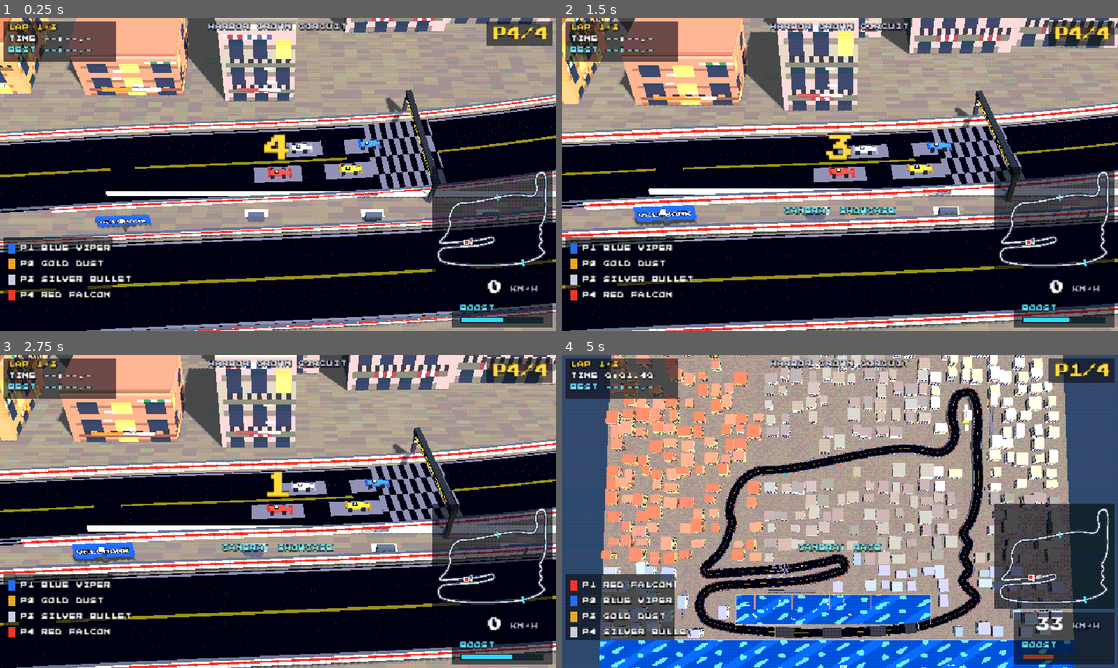
Above: before the commit, frames 1-4 (two rows, left to right).
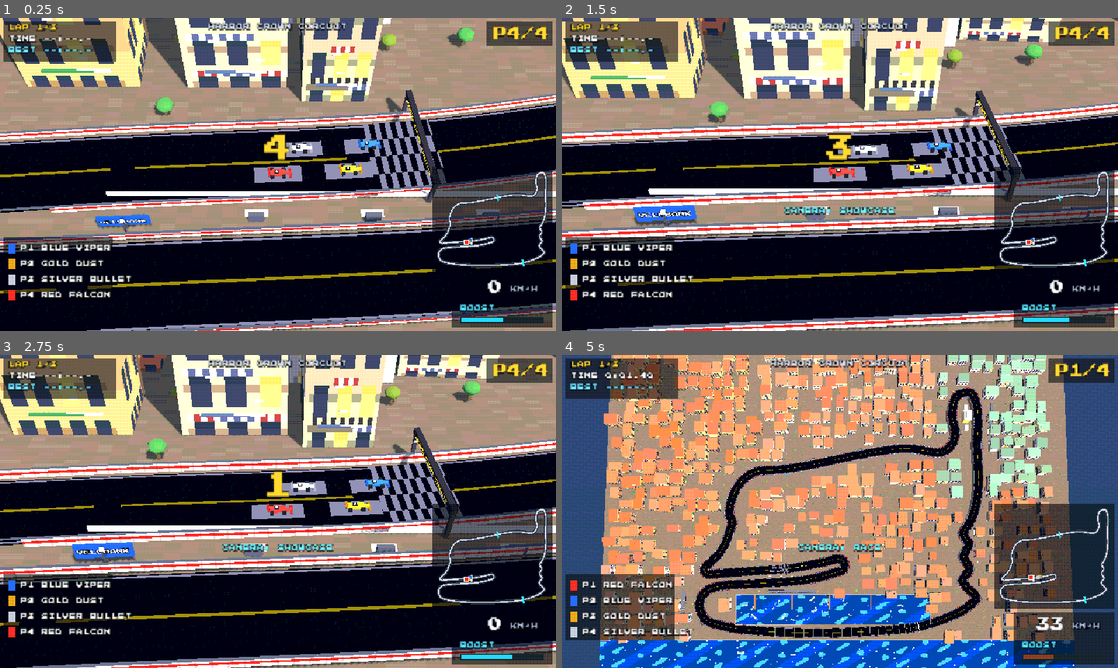
Above: after the commit, the same moments.

Repository: dtcbychris/lookie
Game: Godot game, scene res://scenes/harbor_crown_circuit.tscn
Two runs of this game, one before a commit and one after it. Both use one fixed random seed, a clock stepped at 60 frames per second and the inputs below.
Inputs:
- Up to frame 1 (0.25 s): no input
- Up to frame 2 (1.5 s): hold D (steer_right) 0.53-1.28 s; tap C (camera) at 0.6 s; hold S (brake) from 1.28 s (still down); tap Shift (boost) at 1.35 s
- Up to frame 3 (2.75 s): tap C (camera) at 1.55, 2.1 s; release S (brake) at 2.03 s; hold D (steer_right) from 2.03 s (still down)
- Up to frame 4 (5 s): release D (steer_right) at 2.78 s; hold Up 2.78-3.53 s; tap Tab (overview) at 2.85 s; tap C (camera) at 3.05, 3.8, 4.35 s; hold W (throttle) 3.53-4.28 s; hold A (steer_left) from 3.53 s (still down)

The runs differ from the first frame. In frame 1, 36% of the frame differs, in the area x 0-100%, y 0-100%; in frame 2, 36%; in frame 3, 36%; in frame 4, 72%.

Commit message:
M2 density pass: push the look toward the concept art
Gap analysis vs concept: density, warmth, busy-ness. Changes:
- ~700 lush round trees scattered everywhere there's no water, road,
  building, or pit lane; concept art has essentially zero bare ground
- Terracotta tiered roofs across town (copper-green casino quarter),
  chimneys, denser building grid
- Crowd strips with animated spectators along outside barriers at
  corners; cafe umbrellas on the marina promenade and in parks
- Marina filled out: 19 berthed yachts, 6 drifting sea yachts, buoys
- Richer water (deeper blue, sun glints), warmer sun, saturation 1.2,
  warmer ground
- Tunnel pergola rebuilt sized/spaced by distance: samples sit ~24 units
  apart on the causeway straight (14 per control segment), so all
  sample-count-sized geometry there came out 4x too large — the "odd
  dark slabs" over the road. Portal arches self-lit.

Sim green: 45.9-47.5s laps, 1.67s spread.

https://claude.ai/code/session_01LjE6X8FbmbjT1RiC5ZbF2u

Diff:
--- a/pixelgp/scripts/main.gd
+++ b/pixelgp/scripts/main.gd
@@ -115,7 +115,7 @@
 	sh.code = """
 shader_type canvas_item;
 uniform float levels = 7.0;
-uniform float saturation = 1.12;
+uniform float saturation = 1.2;
 void fragment() {
 	vec4 c = texture(TEXTURE, UV);
 	float g = dot(c.rgb, vec3(0.299, 0.587, 0.114));
@@ -152,8 +152,8 @@
 	world.add_child(we)
 	var sun := DirectionalLight3D.new()
 	sun.rotation_degrees = Vector3(-52, 35, 0)
-	sun.light_energy = 1.0
-	sun.light_color = Color(1.0, 0.95, 0.85)
+	sun.light_energy = 1.05
+	sun.light_color = Color(1.0, 0.92, 0.78)
 	sun.shadow_enabled = true
 	sun.directional_shadow_max_distance = 900.0
 	world.add_child(sun)
--- a/pixelgp/scripts/pixel_textures.gd
+++ b/pixelgp/scripts/pixel_textures.gd
@@ -174,8 +174,8 @@
 	var img := Image.create(24, 24, false, Image.FORMAT_RGBA8)
 	for y in 24:
 		for x in 24:
-			var v := 0.41 + rng.randf() * 0.045
-			img.set_pixel(x, y, Color(v, v * 0.95, v * 0.86))
+			var v := 0.4 + rng.randf() * 0.045
+			img.set_pixel(x, y, Color(v, v * 0.92, v * 0.78))
 	return _tex(img)
 
 static func water_material() -> ShaderMaterial:
@@ -183,8 +183,8 @@
 	sh.code = """
 shader_type spatial;
 render_mode specular_disabled;
-uniform vec3 deep : source_color = vec3(0.04, 0.22, 0.5);
-uniform vec3 lite : source_color = vec3(0.35, 0.68, 0.95);
+uniform vec3 deep : source_color = vec3(0.03, 0.17, 0.44);
+uniform vec3 lite : source_color = vec3(0.28, 0.6, 0.92);
 varying vec2 wpos;
 void vertex() { wpos = (MODEL_MATRIX * vec4(VERTEX, 1.0)).xz; }
 void fragment() {
@@ -193,8 +193,11 @@
 	float w2 = sin(g.y * 0.55 - TIME * 1.1 + g.x * 0.2);
 	float band = step(1.25, w1 + w2);
 	float swell = step(0.6, sin(g.x * 0.13 - TIME * 0.5 + g.y * 0.21));
-	vec3 col = mix(deep, deep * 1.3, swell * 0.8);
+	vec3 col = mix(deep, deep * 1.35, swell * 0.8);
 	col = mix(col, lite, band * 0.85);
+	// sun glints
+	float sp = step(0.992, fract(sin(dot(g, vec2(12.9898, 78.233)) + floor(TIME * 2.0)) * 43758.5453));
+	col = mix(col, vec3(0.95, 0.98, 1.0), sp);
 	ALBEDO = col;
 	ROUGHNESS = 0.35;
 }
--- a/pixelgp/scripts/scenery_builder.gd
+++ b/pixelgp/scripts/scenery_builder.gd
@@ -26,11 +26,13 @@
 	District.CASINO: [Color(0.7, 0.5, 0.15), Color(0.45, 0.12, 0.2)],
 	District.CENTER: [Color(0.3, 0.35, 0.5), Color(0.55, 0.25, 0.25)],
 }
+## Terracotta dominates, like the concept art; the casino quarter gets
+## oxidized-copper green landmarks.
 const DISTRICT_ROOFS := {
-	District.OLD_TOWN: Color(0.62, 0.36, 0.25),
-	District.HARBOR: Color(0.5, 0.55, 0.6),
-	District.CASINO: Color(0.7, 0.66, 0.58),
-	District.CENTER: Color(0.48, 0.45, 0.42),
+	District.OLD_TOWN: Color(0.68, 0.36, 0.22),
+	District.HARBOR: Color(0.72, 0.4, 0.26),
+	District.CASINO: Color(0.42, 0.58, 0.48),
+	District.CENTER: Color(0.66, 0.38, 0.24),
 }
 
 func _district(a: Vector2) -> int:
@@ -49,6 +51,7 @@
 var _casino_sign: Label3D
 var _crowd_anims: Array = []  # {"mat": StandardMaterial3D, "frames": [Texture2D, Texture2D]}
 var _crowd_frame := 0
+var _building_rects: Array[Rect2] = []  # art-space footprints, for tree placement
 
 func build(p_track) -> void:
 	track = p_track
@@ -56,9 +59,12 @@
 	_build_ground_and_water()
 	_build_marina()
 	_build_city()
+	_build_trees()
 	_build_casino()
 	_build_grandstands()
+	_build_trackside_crowds()
 	_build_palms()
+	_build_umbrellas()
 	_build_billboards()
 	_build_streetlights()
 	_build_pit_lane()
@@ -155,13 +161,19 @@
 	var wood := Pix.flat_mat(Color(0.55, 0.4, 0.25))
 	for px in [250.0, 350.0, 450.0, 560.0]:
 		_box(Vector3(6, 1, 80), Vector3(px * 2, -3.2, MARINA.position.y * 2 + 44), wood)
-	for k in 11:
-		var ax := _rng.randf_range(MARINA.position.x + 25, MARINA.end.x - 25)
-		var ay := _rng.randf_range(MARINA.position.y + 14, MARINA.end.y - 14)
-		_yacht(Vector2(ax, ay) * 2.0, _rng.randf_range(0, TAU), _rng.randf_range(0.7, 1.4), false)
-	for k in 3:
-		var y := _yacht(Vector2(_rng.randf_range(200, 1500), _rng.randf_range(1620, 1760)), 0.0, _rng.randf_range(1.2, 2.0), true)
+	for k in 19:
+		var ax := _rng.randf_range(MARINA.position.x + 22, MARINA.end.x - 22)
+		var ay := _rng.randf_range(MARINA.position.y + 12, MARINA.end.y - 12)
+		_yacht(Vector2(ax, ay) * 2.0, _rng.randf_range(0, TAU), _rng.randf_range(0.6, 1.4), false)
+	for k in 6:
+		var y := _yacht(Vector2(_rng.randf_range(100, 1700), _rng.randf_range(1600, 1860)), 0.0, _rng.randf_range(1.0, 2.0), true)
 		_sea_yachts.append(y)
+	# harbor buoys
+	var buoy_mat := Pix.flat_mat(Color(0.95, 0.4, 0.1), 0.4)
+	for k in 8:
+		var bx := _rng.randf_range(MARINA.position.x + 20, MARINA.end.x - 20) * 2.0
+		var bz := _rng.randf_range(MARINA.position.y + 10, MARINA.end.y - 10) * 2.0
+		_box(Vector3(1.6, 1.6, 1.6), Vector3(bx, -3.4, bz), buoy_mat)
 
 func _yacht(world_xz: Vector2, yaw: float, s: float, drifting: bool) -> Node3D:
 	var root := Node3D.new()
@@ -209,8 +221,8 @@
 	while gx < 1060.0:
 		var gy := -130.0
 		while gy < 760.0:
-			gy += 38.0
-			if _rng.randf() < 0.3:
+			gy += 34.0
+			if _rng.randf() < 0.24:
 				continue
 			var ax := gx + _rng.randf_range(-8, 8)
 			var ay := gy + _rng.randf_range(-8, 8)
@@ -239,18 +251,161 @@
 			m.uv1_scale = Vector3(maxf(roundf(w / 24.0), 1.0), 1.0, 1.0)
 			var yaw := 0.0 if near_track else _rng.randf_range(-0.06, 0.06)
 			var b := _box(Vector3(w, h, d), Vector3(p.x, h * 0.5 - 0.5, p.y), m, yaw)
-			# plain roof slab in the district's roof color
+			_building_rects.append(Rect2(ax - w * 0.25, ay - d * 0.25, w * 0.5, d * 0.5))
+			# tiered "pitched" roof in the district's roof color
+			var rc: Color = DISTRICT_ROOFS[district]
+			var roof_mat := Pix.flat_mat(rc.lerp(rc.lightened(0.18), _rng.randf()))
 			var roof := MeshInstance3D.new()
 			var rm := BoxMesh.new()
 			rm.size = Vector3(w + 1.5, 1.2, d + 1.5)
 			roof.mesh = rm
-			var rc: Color = DISTRICT_ROOFS[district]
-			roof.material_override = Pix.flat_mat(rc.lerp(rc.lightened(0.2), _rng.randf()))
+			roof.material_override = roof_mat
 			roof.position = Vector3(0, h * 0.5 + 0.3, 0)
 			b.add_child(roof)
+			var ridge := MeshInstance3D.new()
+			var rg := BoxMesh.new()
+			rg.size = Vector3(w * 0.68, 1.4, d * 0.68)
+			ridge.mesh = rg
+			ridge.material_override = roof_mat
+			ridge.position = Vector3(0, h * 0.5 + 1.4, 0)
+			b.add_child(ridge)
+			if _rng.randf() < 0.55:
+				var chimney := MeshInstance3D.new()
+				var cm := BoxMesh.new()
+				cm.size = Vector3(2, 3, 2)
+				chimney.mesh = cm
+				chimney.material_override = Pix.flat_mat(Color(0.5, 0.34, 0.26))
+				chimney.position = Vector3(_rng.randf_range(-w * 0.3, w * 0.3), h * 0.5 + 2.0, _rng.randf_range(-d * 0.3, d * 0.3))
+				b.add_child(chimney)
 			if near_track:
 				_building_extras(b, w, h, d, p, awning_mats[district])
-		gx += 38.0
+		gx += 34.0
+
+## Lush tree cover wherever there's no water, road, or building — the concept
+## art has essentially zero bare ground.
+func _build_trees() -> void:
+	var greens := [Color(0.22, 0.48, 0.26), Color(0.3, 0.56, 0.3), Color(0.18, 0.42, 0.23), Color(0.42, 0.52, 0.22)]
+	var crown_mats: Array = []
+	for g in greens:
+		crown_mats.append(Pix.flat_mat(g))
+	var trunk_mat := Pix.flat_mat(Color(0.42, 0.3, 0.2))
+	var ax := -150.0
+	while ax < 1080.0:
+		var ay := -150.0
+		while ay < 768.0:
+			ay += 24.0
+			if _rng.randf() < 0.7:
+				continue
+			var a := Vector2(ax + _rng.randf_range(-8, 8), ay + _rng.randf_range(-8, 8))
+			if _in_water_art(a):
+				continue
+			if a.x > 195.0 and a.x < 460.0 and a.y > 580.0 and a.y < 655.0:
+				continue  # pit corridor
+			var p := _w(a.x, a.y)
+			if track.min_dist_to_track(p.x, p.y) < track.HALF + 9.0:
+				continue
+			var blocked := false
+			for r in _building_rects:
+				if r.grow(3.0).has_point(a):
+					blocked = true
+					break
+			if blocked:
+				continue
+			_tree(Vector3(p.x, 0, p.y), _rng.randf_range(0.7, 1.5), trunk_mat, crown_mats[_rng.randi() % crown_mats.size()])
+		ax += 24.0
+
+func _tree(pos: Vector3, s: float, trunk_mat: Material, crown_mat: Material) -> void:
+	var trunk := _box(Vector3(1.2 * s, 3.0 * s, 1.2 * s), pos + Vector3(0, 1.5 * s, 0), trunk_mat)
+	var crown := MeshInstance3D.new()
+	var sm := SphereMesh.new()
+	sm.radius = 4.2 * s
+	sm.height = 5.8 * s
+	sm.radial_segments = 7
+	sm.rings = 4
+	crown.mesh = sm
+	crown.material_override = crown_mat
+	crown.position = Vector3(0, 4.6 * s, 0)
+	trunk.add_child(crown)
+
+## Crowd strips along the outside barriers at corners — race-day atmosphere
+## beyond the three big grandstands.
+func _build_trackside_crowds() -> void:
+	var frames: Array = Pix.crowd_frames(_rng)
+	var mat := Pix.tex_mat(frames[0])
+	mat.uv1_scale = Vector3(2.4, 1, 1)
+	mat.emission_enabled = true
+	mat.emission = Color(0.25, 0.25, 0.28)
+	mat.emission_energy_multiplier = 0.3
+	_crowd_anims.append({"mat": mat, "frames": frames})
+	var stand_mat := Pix.flat_mat(Color(0.3, 0.32, 0.36))
+	for c in track.corners:
+		var i: int = c["index"]
+		if track.in_tunnel(i):
+			continue
+		var side: float = -track.curv_sign[i]
+		var pos: Vector3 = track.samples[i] + track.normals[i] * (track.HALF + 9.5) * side
+		var a: Vector2 = track.art[i] + Vector2(track.normals[i].x, track.normals[i].z) * (track.HALF + 9.5) * side / 2.0
+		if _in_water_art(a):
+			continue
+		if track.min_dist_to_track(pos.x, pos.z) < track.HALF + 5.0:
+			continue
+		var t: Vector3 = track.tangents[i]
+		var root := Node3D.new()
+		root.position = pos
+		root.rotation.y = -atan2(t.z, t.x)
+		add_child(root)
+		var stand := MeshInstance3D.new()
+		var bm := BoxMesh.new()
+		bm.size = Vector3(26, 2.6, 3.5)
+		stand.mesh = bm
+		stand.material_override = stand_mat
+		stand.position = Vector3(0, 1.3, 0)
+		root.add_child(stand)
+		var crowd := MeshInstance3D.new()
+		var qm := QuadMesh.new()
+		qm.size = Vector2(26, 2.4)
+		crowd.mesh = qm
+		crowd.material_override = mat
+		crowd.position = Vector3(0, 2.6, 0)
+		crowd.rotation.x = -0.2
+		# quad faces local +Z; the road is on the -side of the offset normal
+		crowd.rotation.y = 0.0 if side > 0.0 else PI
+		root.add_child(crowd)
+
+## Cafe umbrellas: marina promenade and scattered park spots.
+func _build_umbrellas() -> void:
+	var colors := [Color(0.85, 0.25, 0.2), Color(0.95, 0.9, 0.82), Color(0.2, 0.5, 0.65), Color(0.9, 0.6, 0.2)]
+	var spots: Array[Vector2] = []
+	var ax := 262.0
+	while ax < 700.0:
+		spots.append(Vector2(ax, 644.0))
+		ax += 52.0
+	for k in 16:
+		spots.append(Vector2(_rng.randf_range(120, 880), _rng.randf_range(120, 740)))
+	for a in spots:
+		if _in_water_art(a):
+			continue
+		var p := _w(a.x, a.y)
+		if track.min_dist_to_track(p.x, p.y) < track.HALF + 11.0:
+			continue
+		var blocked := false
+		for r in _building_rects:
+			if r.grow(2.0).has_point(a):
+				blocked = true
+				break
+		if blocked:
+			continue
+		var pole := _box(Vector3(0.5, 4, 0.5), Vector3(p.x, 2, p.y), Pix.flat_mat(Color(0.75, 0.72, 0.68)))
+		var canopy := MeshInstance3D.new()
+		var cm := CylinderMesh.new()
+		cm.top_radius = 0.3
+		cm.bottom_radius = 3.4
+		cm.height = 1.6
+		cm.radial_segments = 8
+		canopy.mesh = cm
+		canopy.material_override = Pix.flat_mat(colors[_rng.randi() % colors.size()])
+		canopy.position = Vector3(0, 2.2, 0)
+		pole.add_child(canopy)
 
 ## 3D dressing on the road-facing side of buildings the camera passes close to:
 ## a striped awning over the storefront and a few balcony slabs.
--- a/pixelgp/scripts/track_builder.gd
+++ b/pixelgp/scripts/track_builder.gd
@@ -197,15 +197,37 @@
 			_wall(run_start, run, -track.HALF - 3.2, 5.5, 14.0, wall_mat)
 			# cutaway roof ribs instead of a solid slab, so the top-down camera
 			# never fully loses the car inside the tunnel
+			# thin pergola beams: read as "covered section" from above without
+			# occluding the car. Sized and spaced by DISTANCE, not samples —
+			# samples sit ~24 units apart on this straight (14 per control
+			# segment), so sample-count geometry comes out 4x too large here.
+			var d_acc := 99.0
 			var k := run_start
 			while k < run_start + run:
-				if (k - run_start) % 10 == 0:
-					# elevated ribs cast huge hard shadows across the road
-					# that read as glitches from the race camera — disable
-					var rib := _ribbon(k, mini(4, run_start + run - k), track.HALF + 4.5, -track.HALF - 4.5, 14.0, roof_mat)
-					rib.cast_shadow = GeometryInstance3D.SHADOW_CASTING_SETTING_OFF
-					var lamp := _ribbon(k, mini(2, run_start + run - k), 1.2, -1.2, 13.4, light_mat)
+				d_acc += track.step_len[k % track.n]
+				if d_acc >= 26.0:
+					d_acc = 0.0
+					var p: Vector3 = track.samples[k % track.n]
+					var t: Vector3 = track.tangents[k % track.n]
+					var yaw := -atan2(t.z, t.x)
+					var beam := MeshInstance3D.new()
+					var bb := BoxMesh.new()
+					bb.size = Vector3(3.0, 0.8, (track.HALF + 4.5) * 2.0)
+					beam.mesh = bb
+					beam.material_override = roof_mat
+					beam.position = p + Vector3(0, 14.0, 0)
+					beam.rotation.y = yaw
+					beam.cast_shadow = GeometryInstance3D.SHADOW_CASTING_SETTING_OFF
+					add_child(beam)
+					var lamp := MeshInstance3D.new()
+					var lb := BoxMesh.new()
+					lb.size = Vector3(2.0, 0.5, 2.4)
+					lamp.mesh = lb
+					lamp.material_override = light_mat
+					lamp.position = p + Vector3(0, 13.3, 0)
+					lamp.rotation.y = yaw
 					lamp.cast_shadow = GeometryInstance3D.SHADOW_CASTING_SETTING_OFF
+					add_child(lamp)
 				k += 1
 			_portal(run_start)
 			_portal(run_start + run)
@@ -219,7 +241,9 @@
 	var bm := BoxMesh.new()
 	bm.size = Vector3(4, 4.5, (track.HALF + 5.0) * 2.0)
 	arch.mesh = bm
-	arch.material_override = Pix.flat_mat(Color(0.5, 0.48, 0.45))
+	# slight self-illumination: the sun-away face otherwise renders as a
+	# near-black slab floating over the road
+	arch.material_override = Pix.flat_mat(Color(0.78, 0.72, 0.62), 0.35)
 	arch.position = p + Vector3(0, 14.0, 0)
 	arch.rotation.y = -atan2(t.z, t.x)
 	arch.cast_shadow = GeometryInstance3D.SHADOW_CASTING_SETTING_OFF
